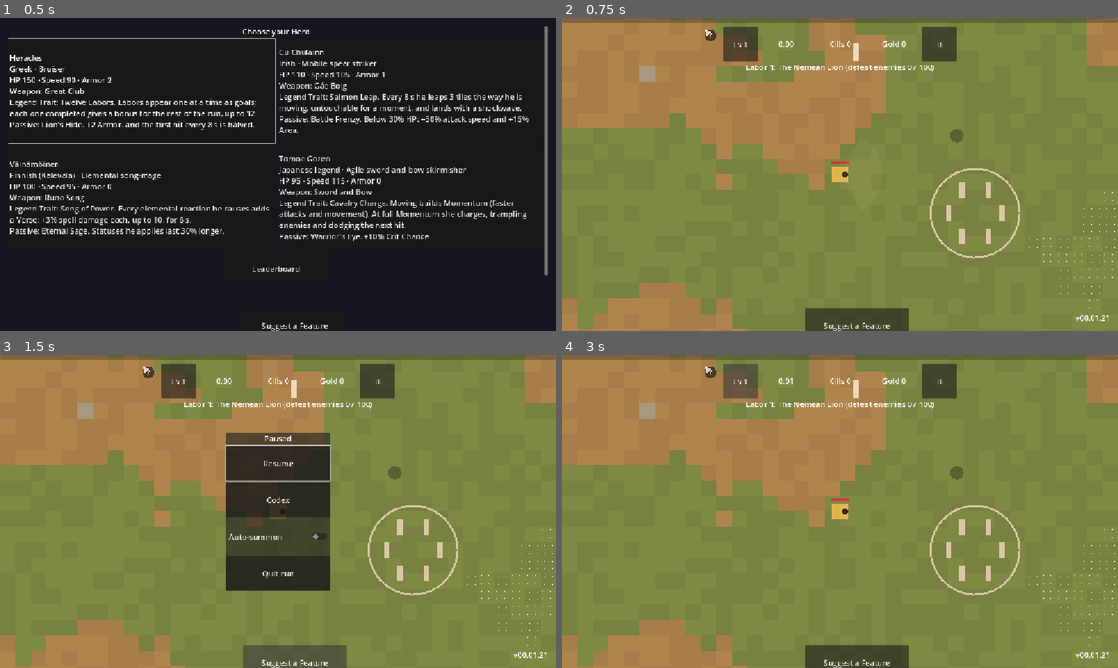
Above: before the commit, frames 1-4 (two rows, left to right).
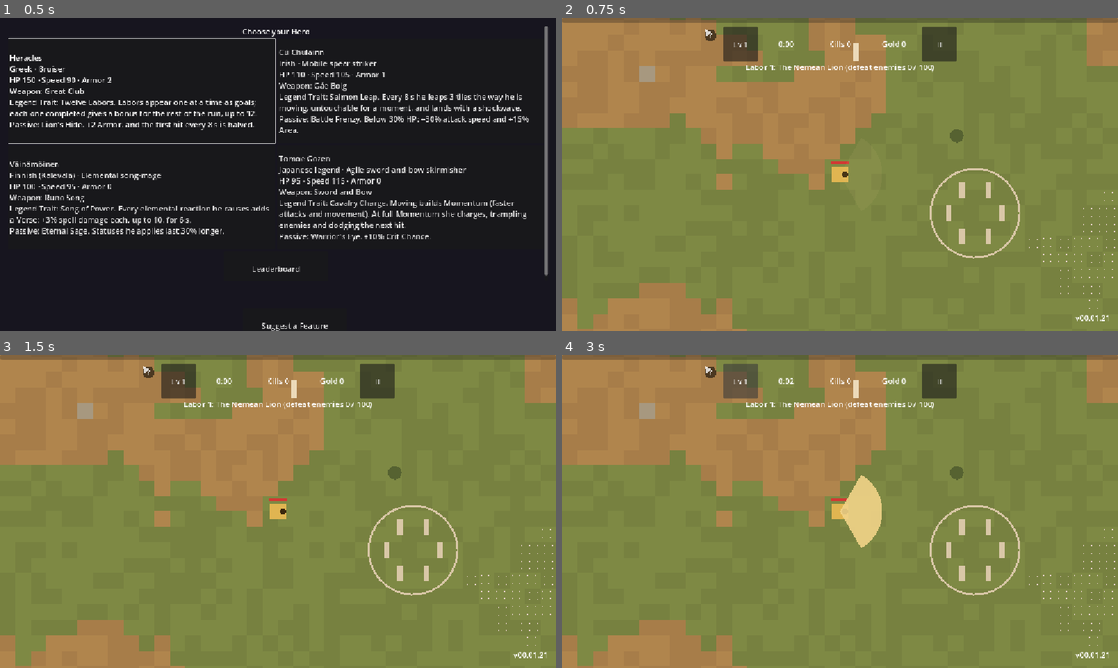
Above: after the commit, the same moments.

Repository: Zephino/Mythriven
Game: Godot game, scene res://scenes/main.tscn
Two runs of this game, one before a commit and one after it. Both use one fixed random seed, a clock stepped at 60 frames per second and the inputs below.
Inputs (mouse positions are in pixels of both pictures, inside the frame that each line leads up to):
- Up to frame 1 (0.5 s): no input
- Up to frame 2 (0.75 s): click "Heracles Greek · Bruiser HP 1…" at 0.5 s
- Up to frame 3 (1.5 s): click (294, 661) at 1.25 s, where only the run before the commit has a clickable "Suggest a Feature"
- Up to frame 4 (3 s): click (840, 461) at 2 s, where only the run before the commit has a clickable "Resume"; click "Lv 1" at 2.75 s

Frame 1 is identical in both runs. In frame 2, 1.4% of the frame differs, in the area x 43-63%, y 92-100%; in frame 3, 11%, in the area x 40-63%, y 24-100%; in frame 4, 2.5%.

Commit message:
fix: show suggestion button only on hero selection

Diff:
--- a/scripts/ui/hud.gd
+++ b/scripts/ui/hud.gd
@@ -64,20 +64,6 @@
 	_trait_label.horizontal_alignment = HORIZONTAL_ALIGNMENT_CENTER
 	_trait_label.mouse_filter = Control.MOUSE_FILTER_IGNORE
 	root.add_child(_trait_label)
-	# Bottom-centre, away from the left movement joystick and right god buttons.
-	var suggestion := SuggestionButton.new()
-	suggestion.custom_minimum_size = Vector2(Data.cfg_float("ui.min_touch_target_px") * 3.0, Data.cfg_float("ui.min_touch_target_px"))
-	root.add_child(suggestion)
-	suggestion.set_anchors_and_offsets_preset(Control.PRESET_CENTER_BOTTOM, Control.PRESET_MODE_MINSIZE, int(margin_px))
-	# Players opening an external tab shouldn't return to a run that kept killing them.
-	suggestion.pressed.connect(_on_suggestion_pressed)
-
-
-func _on_suggestion_pressed() -> void:
-	if pause_menu != null:
-		pause_menu.open()
-
-
 func _process(_delta: float) -> void:
 	var run: RunState = GameAuthority.run
 	if run == null:
